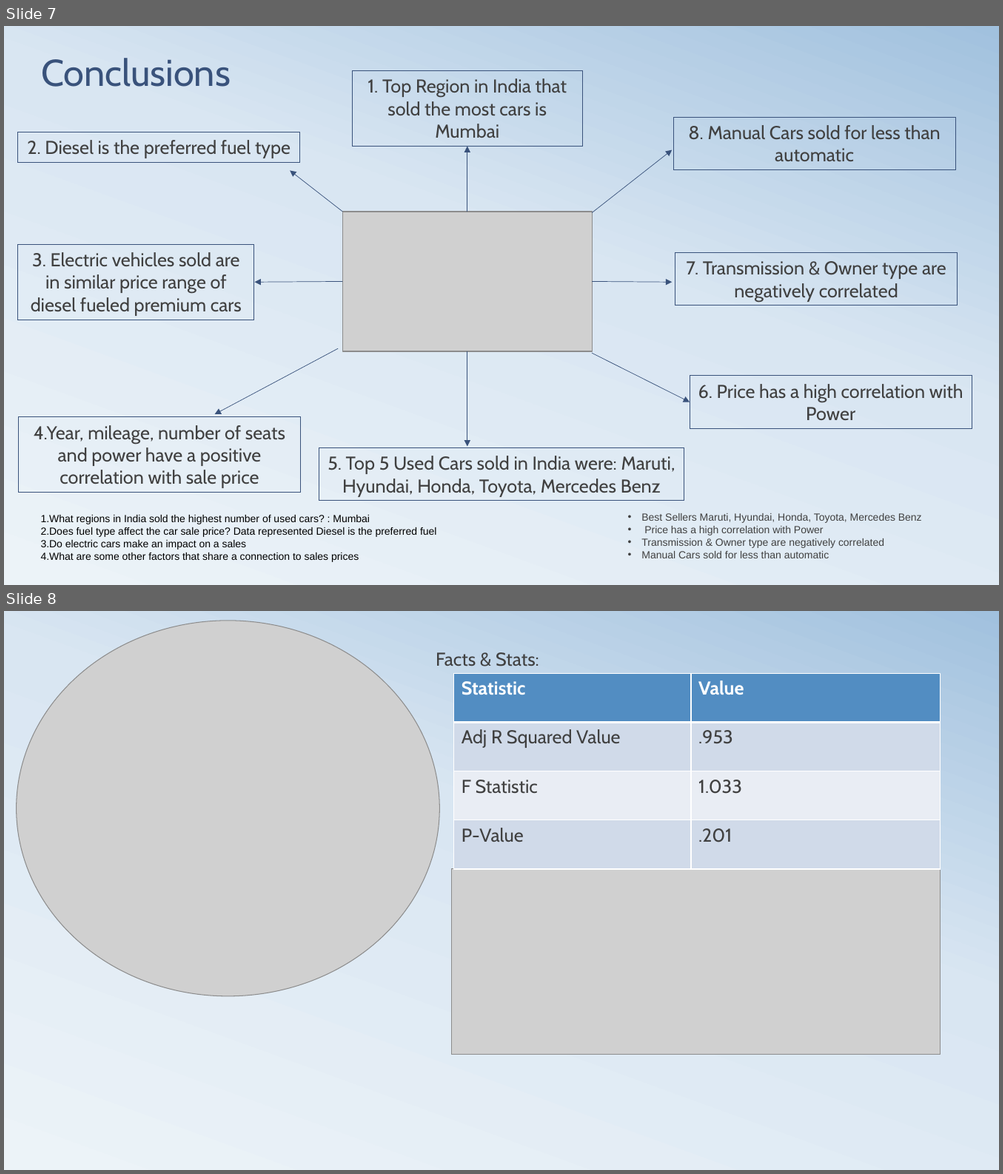
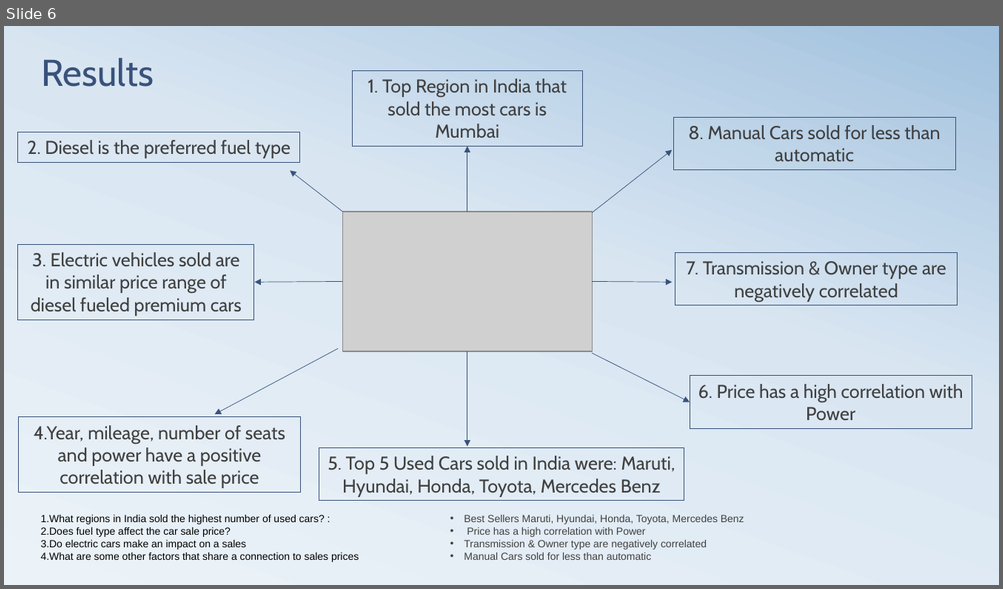
Before and after one commit to githosted/CAPSTONE, a slide deck: Capstone.pptx. Shown one above the other, each under a label of ours: slides 7 and 8 before the commit, slide 6 after it. The pictures are 1003x1174 and 1003x589 pixels, drawn with LibreOffice and Linux fonts; fonts in the diff are those of the drawing; grey boxes stand for pictures. Boxes give left, top, right and bottom in pixels: in the first picture for what was removed or moved away, otherwise in the second. Text is boxed around its words. In the diff, an @@ line names an element or a change of style, - is before the commit and + after.

```diff
--- a/Capstone.pptx
+++ b/Capstone.pptx
@@ slide 8 removed at (4,611,999,1170), background gradient #ECF3F8 to #D9E6F2 to #A1C1DE @@
@@ picture removed at (17,621,440,997) @@
@@ text removed at (435,652,539,667) @@
-Facts & Stats:
@@ table removed at (454,674,940,870), 4 rows, 2 columns @@
-Statistic | Value
-Adj R Squared Value | .953
-F Statistic | 1.033
-P-Value | .201
@@ picture removed at (451,869,939,1055) @@
@@ what was slide 7 is now slide 6 @@
@@ slide 6 changed as well @@
@@ title at (41,58,153,87): text changed @@
-Conclusions
+Results
@@ text "Best Sellers Maruti, Hyundai, Honda, ...": place and size @@
-text "Best Sellers Maruti, Hyundai, Honda, ..." at (641,514,922,559)
+text "Best Sellers Maruti, Hyundai, Honda, ..." at (464,515,744,560)
@@ text at (41,515,324,537): text changed @@
-1. What regions in India sold the highest number of used cars? : Mumbai
-2. Does fuel type affect the car sale price? Data represented Diesel is the preferred fuel
+1. What regions in India sold the highest number of used cars? :
+2. Does fuel type affect the car sale price?
```
Also in this commit, not shown: 4 other slides changed, 3 slides added, 2 other slides removed, 3 other files.
